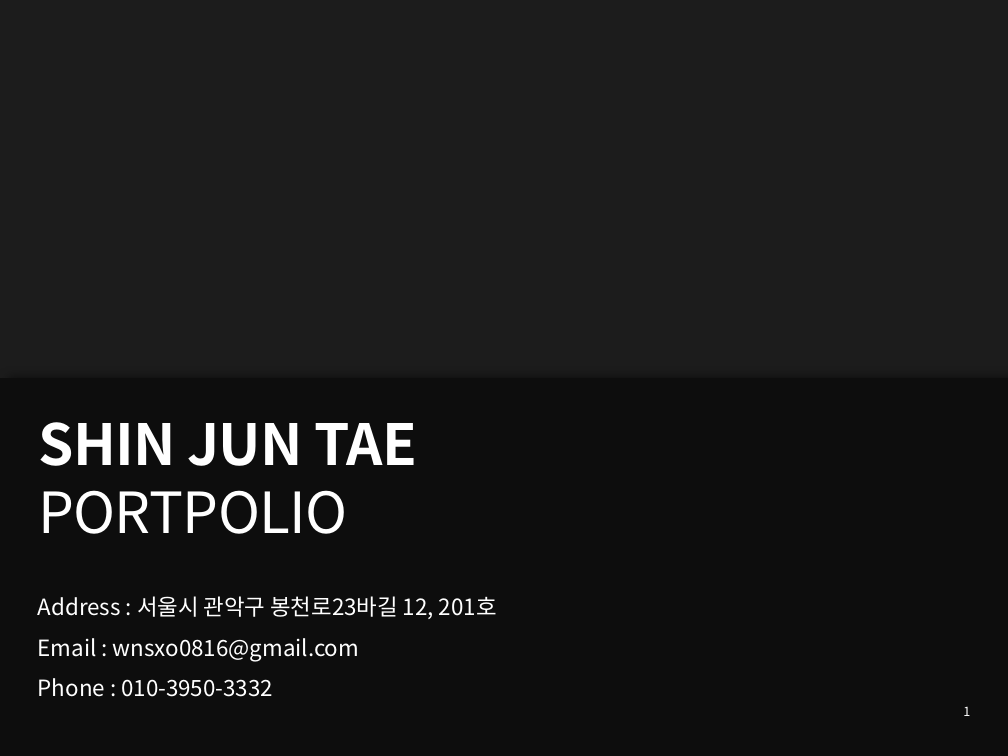
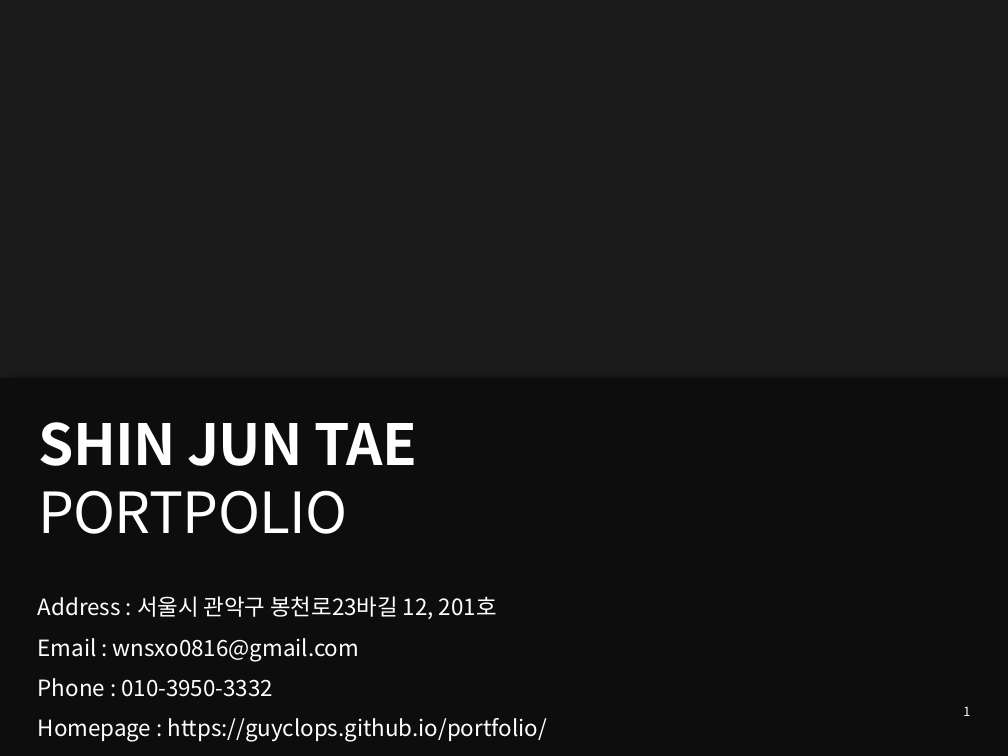
Before and after one commit to Guyclops/Resume, a slide deck: slide 1 of 신준태_이력서&포트폴리오.pptx. Drawn at 1008x756 pixels with LibreOffice and Linux fonts; fonts in the diff are those of the drawing. Boxes give left, top, right and bottom in pixels: in the first picture for what was removed or moved away, otherwise in the second. Text is boxed around its words. In the diff, an @@ line names an element or a change of style, - is before the commit and + after.

Commit message:
20171226 portfolio homepage 추가, ebottles 호스팅 주소 변경

```diff
--- a/신준태_이력서&포트폴리오.pptx
+++ b/신준태_이력서&포트폴리오.pptx
@@ text at <box>38,718,547,742</box>: paragraph added @@
+Homepage : https://guyclops.github.io/portfolio/
```
Also in this commit, not shown: 2 other slides changed, 1 other file.
